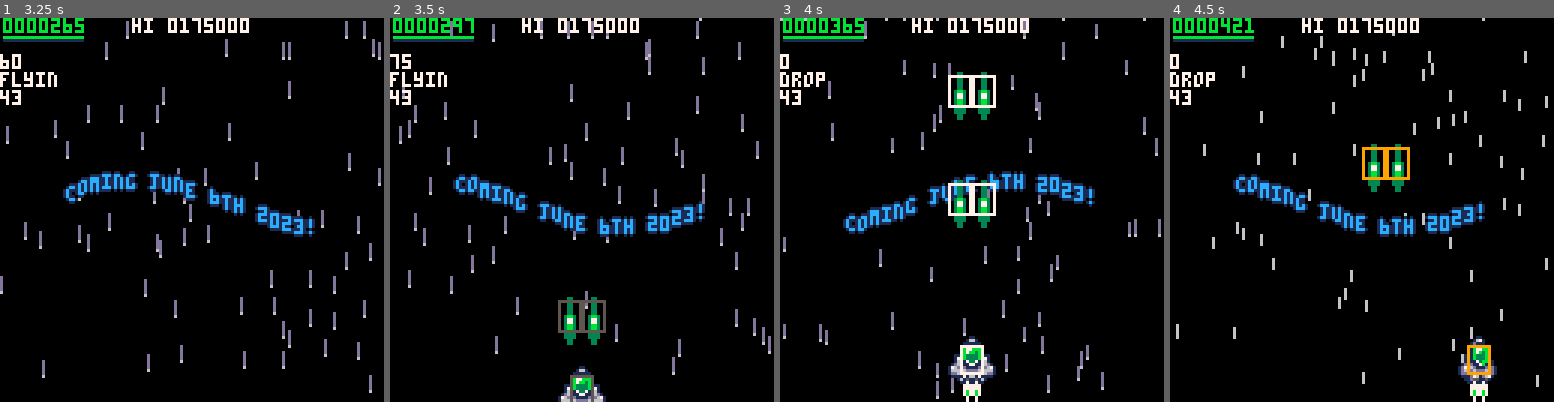
Above: before the commit, frames 1-4 (left to right).
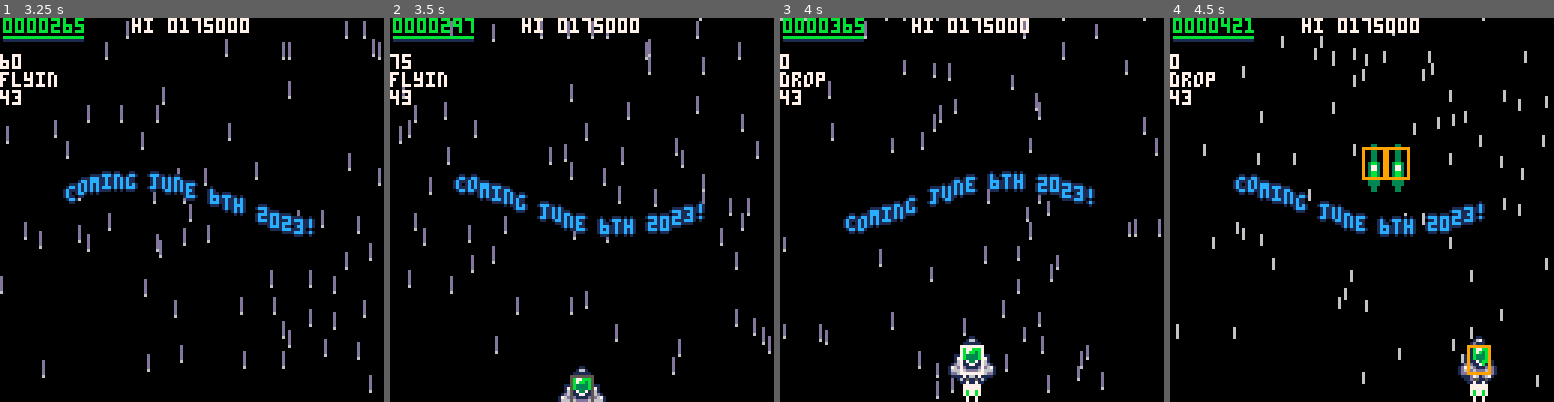
Above: after the commit, the same moments.

Repository: wimpysworld/antsy-alien-attack-pico
Game: PICO-8 cartridge main.p8
Same seed, same stepped clock (60 frames per second), same inputs: the game is played once before the commit and once after it.
Inputs:
- Up to frame 1 (3.25 s): tap X (X key) at 0.33, 1.07, 1.85, 2.97 s; tap O (Z key) at 0.7, 1.7, 2.1, 2.5, 2.9 s; hold Right 1.6-2.1 s; hold Up 2.15-2.42 s; hold Right 2.47-3.03 s; hold Left from 3.08 s (still down)
- Up to frame 2 (3.5 s): keep holding Left; tap O (Z key) at 3.3 s
- Up to frame 3 (4 s): release Left at 3.58 s; hold Down 3.63-3.97 s; tap O (Z key) at 3.7 s
- Up to frame 4 (4.5 s): hold Right from 4.02 s (still down); tap X (X key) at 4.08 s; tap O (Z key) at 4.1 s

Frame 1 is identical in both runs. In frame 2, 0.9% of the frame differs, in the area x 43-57%, y 72-86%; in frame 3, 1.9%, in the area x 43-57%, y 14-55%; in frame 4, nothing differs.

Commit message:
feat: add mission objectives that enable/disable player weapons
Some of the planned mini-games are intended to be played with the weapons system offline

Diff:
--- a/main.p8
+++ b/main.p8
@@ -800,6 +800,8 @@
  //execute game logic
  if (objective=="players_off") activate_players(false)
  if (objective=="players_on") activate_players(true)
+ if (objective=="weapons_off") activate_weapons(false)
+ if (objective=="weapons_on") activate_weapons(true)
  if (objective=="jump") jump()
  if (objective=="drop") drop()
  if (objective=="wait") wait()
@@ -886,6 +888,15 @@
   pl.lock_to_screen,
   pl.controls_enabled=status,status
  end
+ activate_weapons(status)
+ objective_complete=true
+end
+
+function activate_weapons(status)
+ for pl in all(players) do
+  pl.bomb_enabled,
+  pl.shot_enabled=status,status
+ end
  objective_complete=true
 end
 
@@ -1047,6 +1058,8 @@
    if pl.shot_cooldown_timer<=0 and pl.shot_enabled then
     pl.shot_cooldown_timer=pl.shot_cooldown
     emit_rocket(pl.num)
+   elseif not pl.shot_enabled then
+    sound_play(13)
    end
   end
 
